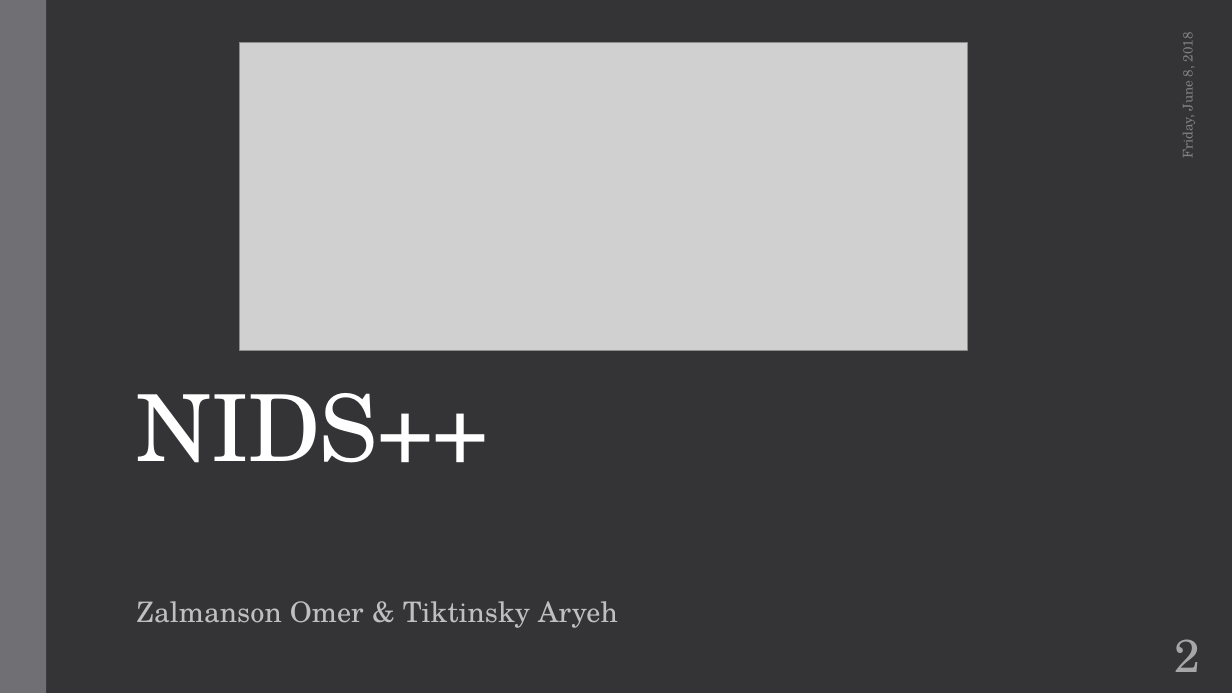
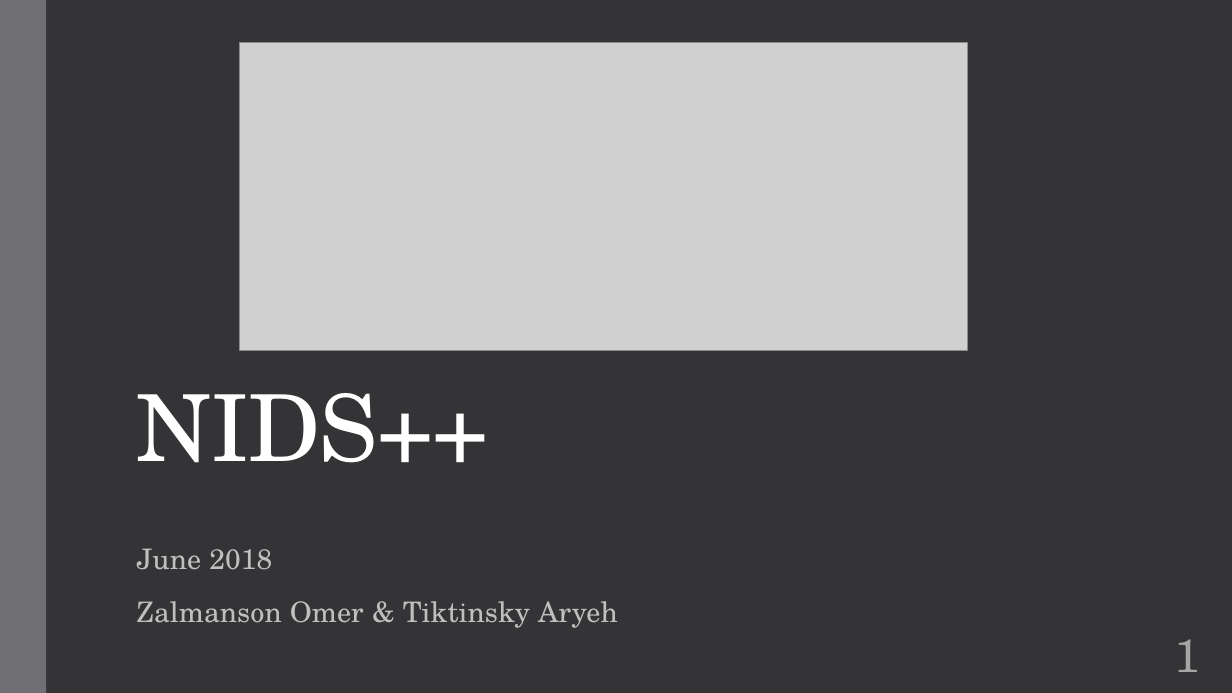
Before and after one commit to omerza/AnomalyDetection, a slide deck: slide 1 of omer_aryeh.pptx (slide 2 before the commit). Drawn at 1232x693 pixels with LibreOffice and Linux fonts; fonts in the diff are those of the drawing; grey boxes stand for pictures. Boxes give left, top, right and bottom in pixels: in the first picture for what was removed or moved away, otherwise in the second. Text is boxed around its words. In the diff, an @@ line names an element or a change of style, - is before the commit and + after.

```diff
--- a/omer_aryeh.pptx
+++ b/omer_aryeh.pptx
@@ text removed at (1177,35,1197,157) @@
-Friday, June 8, 2018
@@ subtitle at (137,548,272,570): paragraph added @@
+June 2018
@@ page number at (1174,639,1200,672): text changed @@
-2
+1
```
Also in this commit, not shown: 4 other slides changed, 6 slides added, 4 slides removed.
